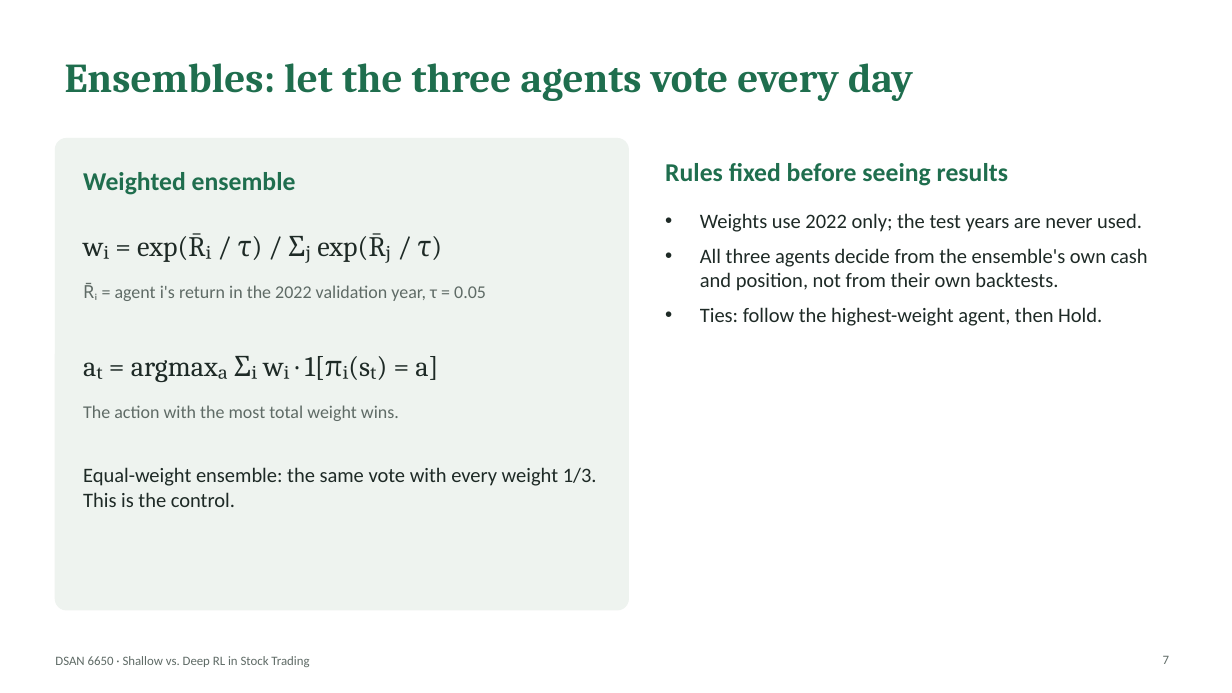
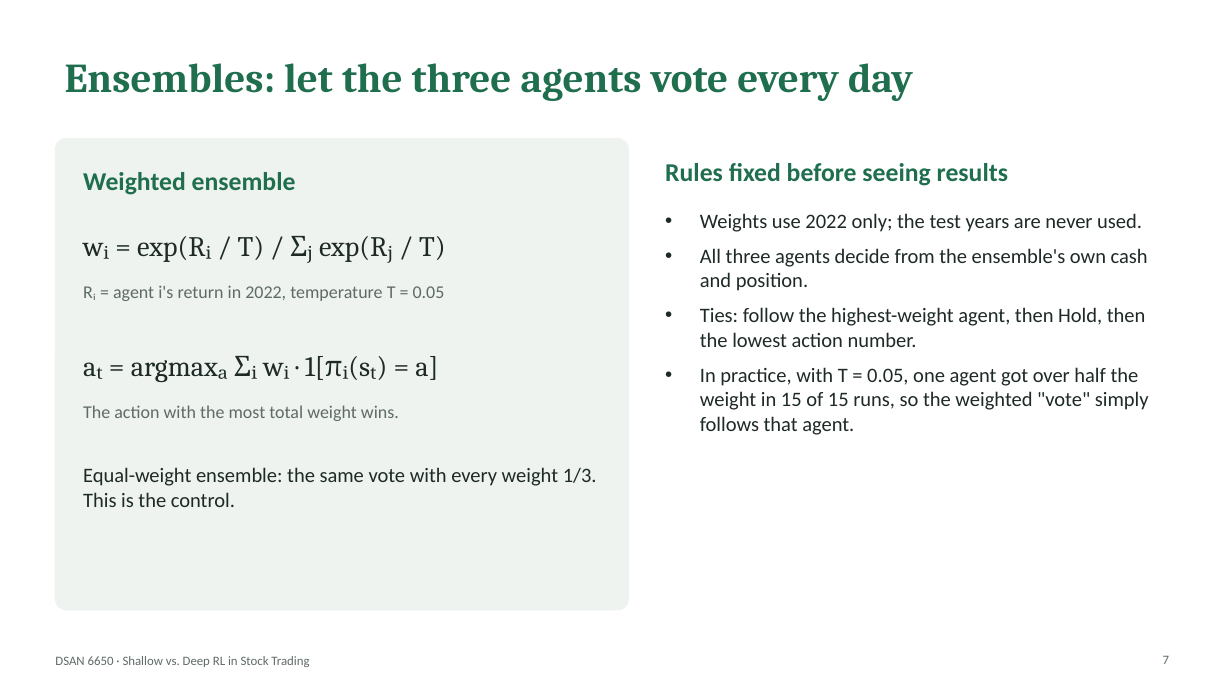
Before and after one commit to TarynDeng/6650-Final, a slide deck: slide 7 of slides/6650_final_presentation.pptx. Drawn at 1232x693 pixels with LibreOffice and Linux fonts; fonts in the diff are those of the drawing. Boxes give left, top, right and bottom in pixels: in the first picture for what was removed or moved away, otherwise in the second. Text is boxed around its words. In the diff, an @@ line names an element or a change of style, - is before the commit and + after.

```diff
--- a/slides/6650_final_presentation.pptx
+++ b/slides/6650_final_presentation.pptx
@@ text at (137, 236, 446, 263): text changed @@
-wᵢ = exp(R̄ᵢ / τ) / Σⱼ exp(R̄ⱼ / τ)
+wᵢ = exp(Rᵢ / T) / Σⱼ exp(Rⱼ / T)
@@ text at (700, 248, 1149, 435): text changed @@
-• All three agents decide from the ensemble's own cash and position, not from their own backtests.
-• Ties: follow the highest-weight agent, then Hold.
+• All three agents decide from the ensemble's own cash and position.
+• Ties: follow the highest-weight agent, then Hold, then the lowest action number.
+• In practice, with T = 0.05, one agent got over half the weight in 15 of 15 runs, so the weighted "vote" simply follows that agent.
@@ text at (83, 285, 445, 301): text changed @@
-R̄ᵢ = agent i's return in the 2022 validation year, τ = 0.05
+Rᵢ = agent i's return in 2022, temperature T = 0.05
```
Also in this commit, not shown: 11 other slides changed, 1 slide added, 1 slide removed, 17 other files.
